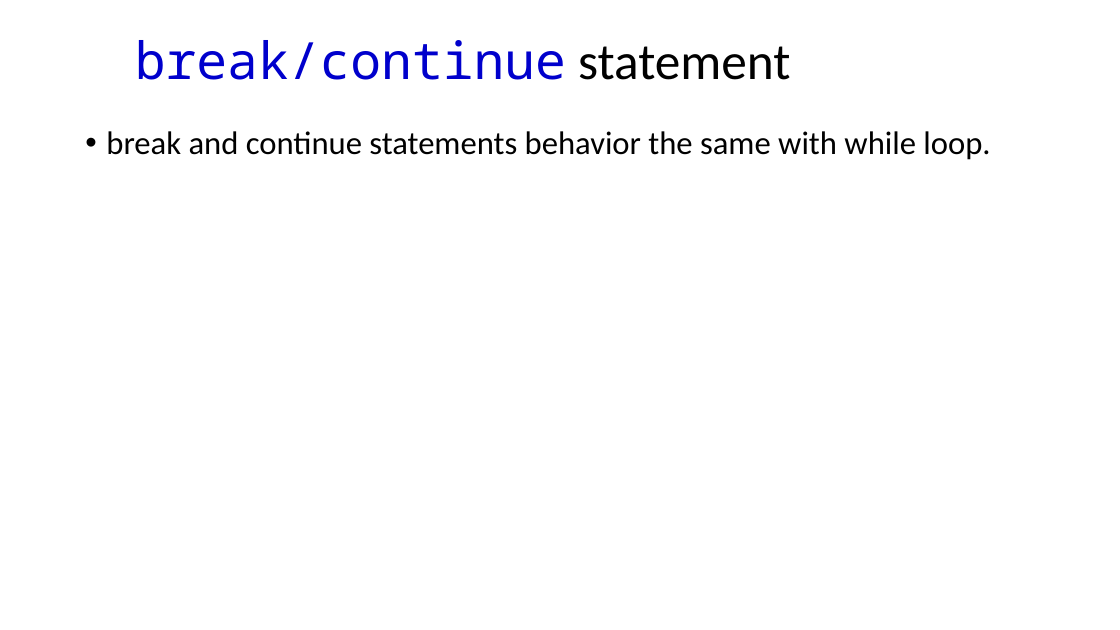
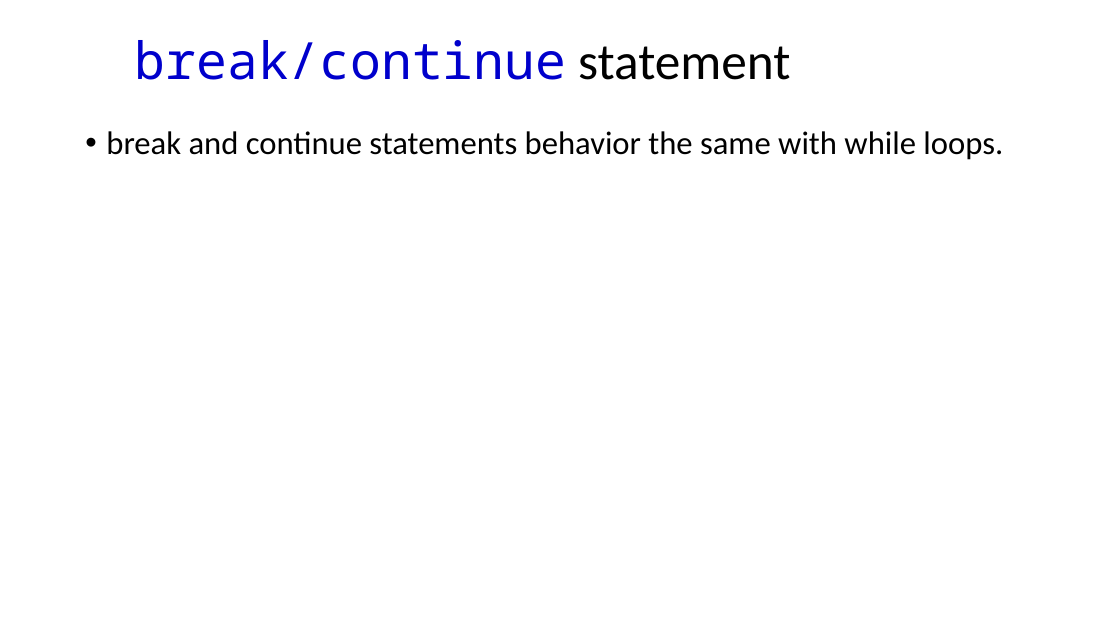
Before and after one commit to dayekuaipao/CPPLearning, a slide deck: slide 25 of week03/Lecture03.pptx (slide 24 before the commit). Drawn at 1120x630 pixels with LibreOffice and Linux fonts; fonts in the diff are those of the drawing; background and template pictures are left out. Boxes give left, top, right and bottom in pixels: in the first picture for what was removed or moved away, otherwise in the second. Text is boxed around its words. In the diff, an @@ line names an element or a change of style, - is before the commit and + after.

```diff
--- a/week03/Lecture03.pptx
+++ b/week03/Lecture03.pptx
@@ text at <box>106,131,1003,160</box>: text changed @@
-• break and continue statements behavior the same with while loop.
+• break and continue statements behavior the same with while loops.
```
Also in this commit, not shown: 1 other slide changed, 3 slides added, 5 other files.
